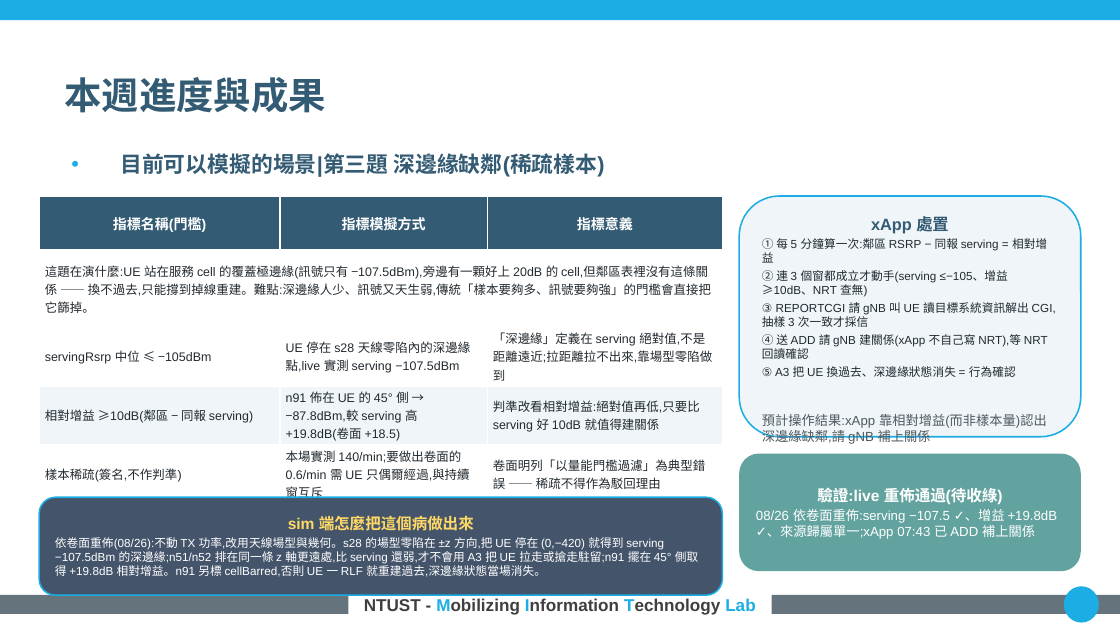
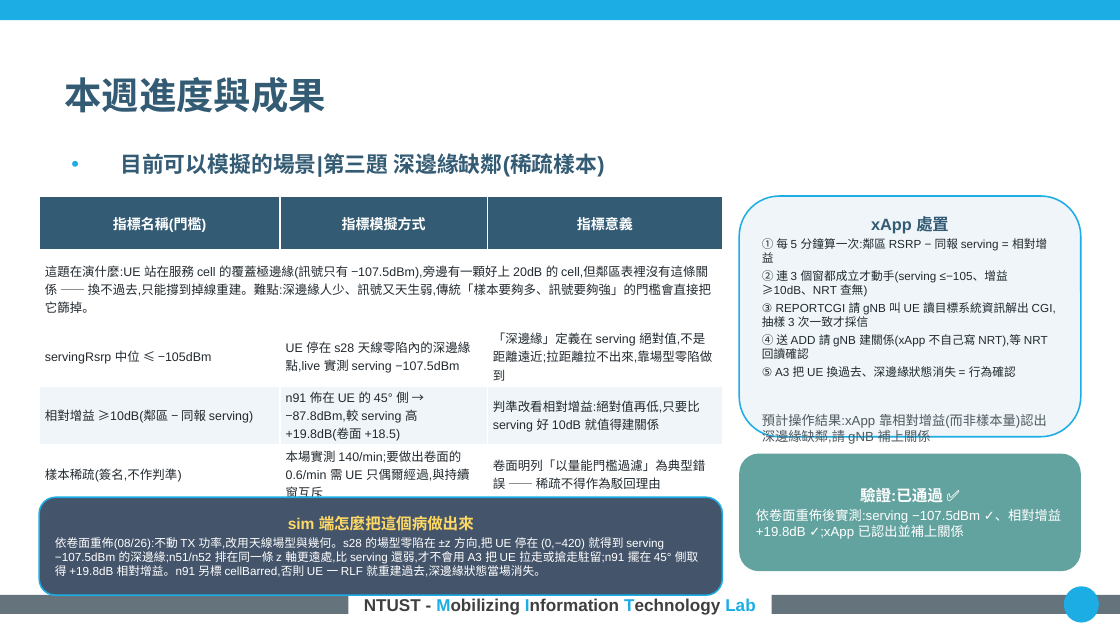
Before and after one commit to kimOuO/RAN-sim-OAI, a slide deck: slide 6 of docs/report/8_27_進度報告_v10十二題.pptx. Drawn at 1120x630 pixels with LibreOffice and Linux fonts; fonts in the diff are those of the drawing; background and template pictures are left out. Boxes give left, top, right and bottom in pixels: in the first picture for what was removed or moved away, otherwise in the second. Text is boxed around its words. In the diff, an @@ line names an element or a change of style, - is before the commit and + after.

```diff
--- a/docs/report/8_27_進度報告_v10十二題.pptx
+++ b/docs/report/8_27_進度報告_v10十二題.pptx
@@ text in rounded rectangle at bbox=[756, 488, 1061, 539]: text changed @@
-驗證:live 重佈通過(待收綠)
-08/26 依卷面重佈:serving −107.5 ✓、增益 +19.8dB ✓、來源歸屬單一;xApp 07:43 已 ADD 補上關係
+驗證:已通過 ✅
+依卷面重佈後實測:serving −107.5dBm ✓、相對增益 +19.8dB ✓;xApp 已認出並補上關係
```
Also in this commit, not shown: 12 other slides changed.
